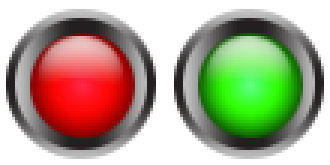
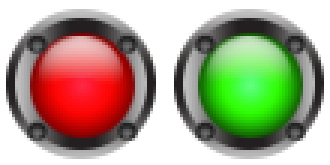
Layered file, before and after one edit (w=330, h=165). Changes by layer:
added layer "Layer 4" above "Layer 3" over bbox(192, 33, 306, 141)
added layer "Layer 3" above "Layer 2" over bbox(24, 33, 138, 141)
